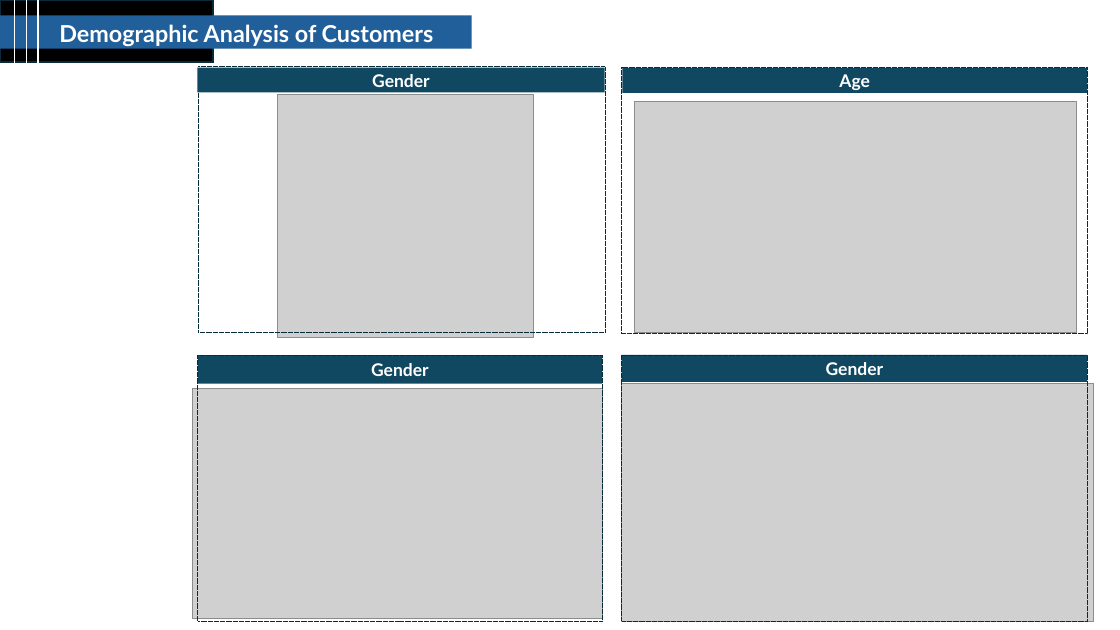
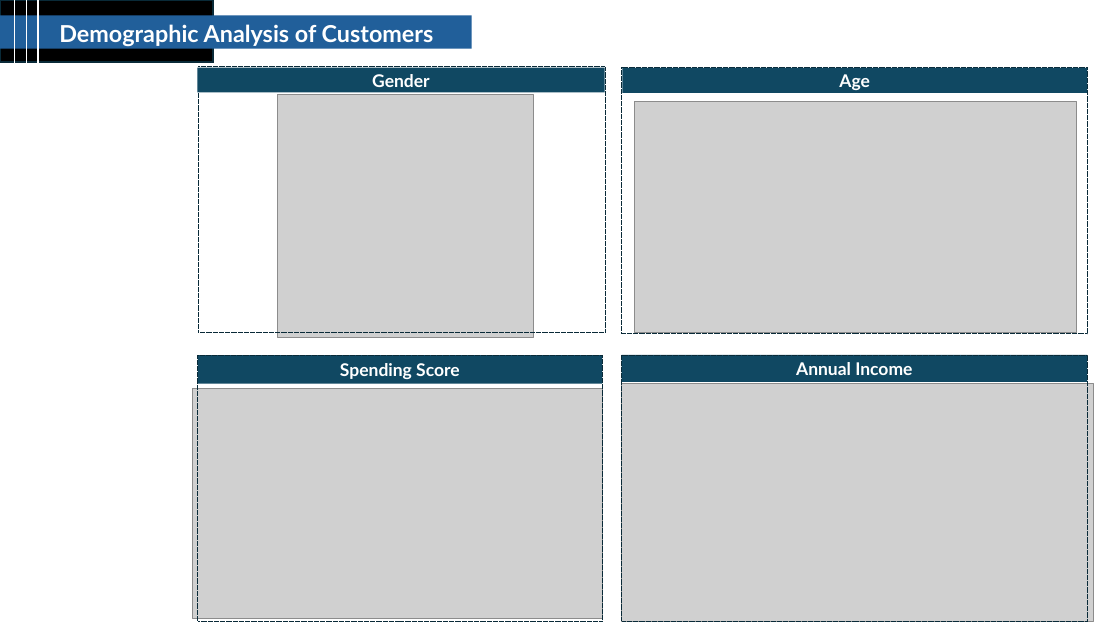
Before and after one commit to nterkou/Mall-Customers---Clustering, a slide deck: slide 4 of Mall Customer Segmentation.pptx. Drawn at 1120x630 pixels with LibreOffice and Linux fonts; fonts in the diff are those of the drawing; grey boxes stand for pictures. Boxes give left, top, right and bottom in pixels: in the first picture for what was removed or moved away, otherwise in the second. Text is boxed around its words. In the diff, an @@ line names an element or a change of style, - is before the commit and + after.

```diff
--- a/Mall Customer Segmentation.pptx
+++ b/Mall Customer Segmentation.pptx
@@ text in rectangle at <box>340,363,460,379</box>: text changed @@
-Gender
+Spending Score
@@ text in rectangle at <box>796,362,912,375</box>: text changed @@
-Gender
+Annual Income
```
Also in this commit, not shown: 1 other file.
